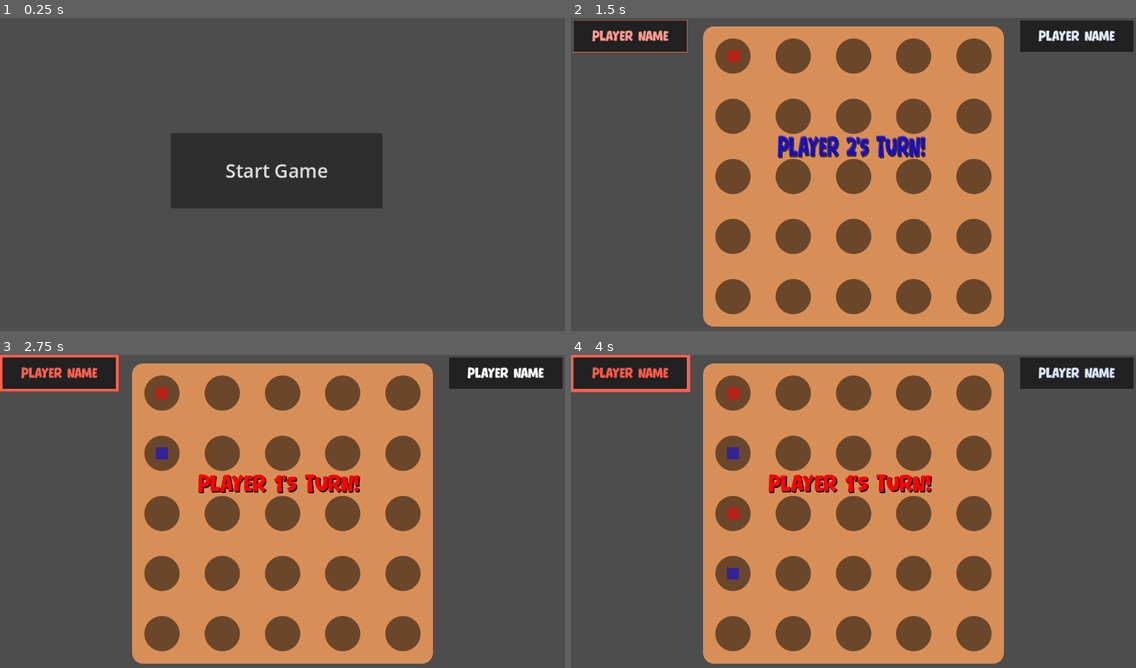
Above: before the commit, frames 1-4 (two rows, left to right).
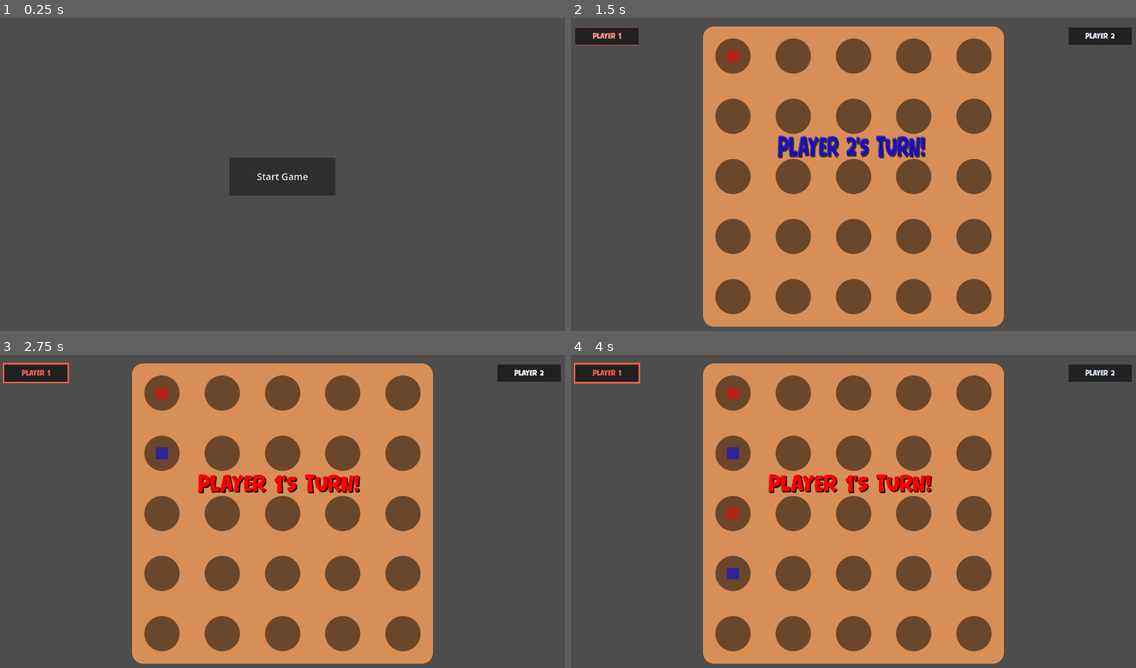
Above: after the commit, the same moments.

Repository: morfyy/4square
Game: Godot game, scene res://scenes/menu.tscn
Same seed, same stepped clock (60 frames per second), same inputs: the game is played once before the commit and once after it.
Inputs (mouse positions are in pixels of both pictures, inside the frame that each line leads up to):
- Up to frame 1 (0.25 s): no input
- Up to frame 2 (1.5 s): click "Start Game" at 0.5 s; click (734, 55) at 1.25 s
- Up to frame 3 (2.75 s): click (163, 452) at 2.02 s
- Up to frame 4 (4 s): click (734, 514) at 2.77 s; click (734, 574) at 3.52 s

The runs differ from the first frame. In frame 1, 7.0% of the frame differs, in the area x 30-68%, y 36-61%; in frame 2, 3.2%; in frame 3, 3.6%; in frame 4, 3.6%.

Commit message:
feat: Implement simple game draw

Diff:
--- a/custom_nodes/mobile_control.gd
+++ b/custom_nodes/mobile_control.gd
@@ -10,7 +10,7 @@
 
 func _ready() -> void:
 	on_mobile = OS.get_name()=="Android" or OS.get_name()=="iOS"
-	on_mobile = true # debug
+	#on_mobile = true # debug
 	get_window().size_changed.connect(on_window_size_changed)
 	on_window_size_changed()
 
--- a/scenes/game.gd
+++ b/scenes/game.gd
@@ -3,9 +3,11 @@
 
 
 var player_pck:PackedScene = preload("res://scenes/player.tscn")
+var menu_pck:PackedScene = preload("res://scenes/menu.tscn")
 
 @onready var board:Board = $board/Board
 var gridsize:Vector2i = Vector2i(5,5)
+var turns_count:int = 0
 
 @onready var players:Node = $players
 var active_player:int = 0
@@ -16,10 +18,13 @@
 	return players.get_child(active_player)
 
 
+@onready var minimenu:MiniMenu = $minimenu
+
 
 func _ready() -> void:
 	signals.connect("local_move_requested", local_move_requested)
-	icons[0].activate()
+	minimenu.btn1.connect("pressed", back_to_menu)
+	minimenu.btn2.connect("pressed", restart_game)
 
 func create(my_gridsize:Vector2i, p1name:String, p1type:Player.Type, p2name:String, p2type:Player.Type) -> void:
 	gridsize = my_gridsize
@@ -31,11 +36,13 @@
 	p2.username = p2name
 	p1.type = p1type
 	p2.type = p2type
-
 	p1.id = 0
 	p2.id = 1
+	icons[0].set_label(p1name)
+	icons[1].set_label(p2name)
 
 	p1.is_active = true
+	icons[0].activate()
 
 	players.add_child(p1)
 	players.add_child(p2)
@@ -53,6 +60,7 @@
 func move_submitted(by:int, at_hole:int) -> void:
 	if get_active_player().id != by:
 		return
+	turns_count += 1
 
 	board.get_child(at_hole).set_value(by)
 
@@ -64,6 +72,33 @@
 
 	pop_message(get_active_player().username+"'s turn!", [Color.RED,Color.BLUE][active_player] )
 
+	# TODO check if won first
+
+	if turns_count >= gridsize.x * gridsize.y:
+		draw_game()
+
+
+
+func draw_game() -> void:
+	get_tree().paused = true
+	minimenu.label.text = "DRAW !"
+	minimenu.btn1.text = "BACK TO MENU"
+	minimenu.btn2.text = "PLAY AGAIN"
+	minimenu.pop()
+
+
+
+func back_to_menu() -> void:
+	get_tree().paused = false
+	get_tree().root.get_node("Menu").show()
+	queue_free()
+
+func restart_game() -> void:
+	for hole:Hole in board.get_children():
+		hole.set_value(-1)
+	get_tree().paused = false
+	minimenu.unpop()
+	turns_count = 0
 
 
 
--- a/scenes/game.tscn
+++ b/scenes/game.tscn
@@ -6,6 +6,34 @@
 [ext_resource type="Texture2D" uid="uid://b7gdkmb15vvwm" path="res://assets/npatch.png" id="3_lbhrr"]
 [ext_resource type="FontFile" uid="uid://bh5bwya71s3eh" path="res://fonts/Bear Days.ttf" id="5_iywne"]
 [ext_resource type="PackedScene" uid="uid://bg8datoo3ujc3" path="res://scenes/player_icon.tscn" id="6_p57ef"]
+[ext_resource type="PackedScene" uid="uid://vrqvy3xgj507" path="res://scenes/minimenu.tscn" id="7_u5sy4"]
+
+[sub_resource type="Animation" id="Animation_p57ef"]
+length = 0.001
+tracks/0/type = "value"
+tracks/0/imported = false
+tracks/0/enabled = true
+tracks/0/path = NodePath("Label:scale")
+tracks/0/interp = 1
+tracks/0/loop_wrap = true
+tracks/0/keys = {
+"times": PackedFloat32Array(0),
+"transitions": PackedFloat32Array(1),
+"update": 0,
+"values": [Vector2(1, 1)]
+}
+tracks/1/type = "value"
+tracks/1/imported = false
+tracks/1/enabled = true
+tracks/1/path = NodePath("Label:modulate")
+tracks/1/interp = 1
+tracks/1/loop_wrap = true
+tracks/1/keys = {
+"times": PackedFloat32Array(0),
+"transitions": PackedFloat32Array(1),
+"update": 0,
+"values": [Color(1, 1, 1, 0)]
+}
 
 [sub_resource type="Animation" id="Animation_iywne"]
 resource_name = "pop"
@@ -33,33 +61,6 @@
 "transitions": PackedFloat32Array(1, 1, 1, 1, 1),
 "update": 0,
 "values": [Color(1, 1, 1, 0), Color(1, 1, 1, 0), Color(1, 1, 1, 1), Color(1, 1, 1, 1), Color(1, 1, 1, 0)]
-}
-
-[sub_resource type="Animation" id="Animation_p57ef"]
-length = 0.001
-tracks/0/type = "value"
-tracks/0/imported = false
-tracks/0/enabled = true
-tracks/0/path = NodePath("Label:scale")
-tracks/0/interp = 1
-tracks/0/loop_wrap = true
-tracks/0/keys = {
-"times": PackedFloat32Array(0),
-"transitions": PackedFloat32Array(1),
-"update": 0,
-"values": [Vector2(1, 1)]
-}
-tracks/1/type = "value"
-tracks/1/imported = false
-tracks/1/enabled = true
-tracks/1/path = NodePath("Label:modulate")
-tracks/1/interp = 1
-tracks/1/loop_wrap = true
-tracks/1/keys = {
-"times": PackedFloat32Array(0),
-"transitions": PackedFloat32Array(1),
-"update": 0,
-"values": [Color(1, 1, 1, 0)]
 }
 
 [sub_resource type="AnimationLibrary" id="AnimationLibrary_u5sy4"]
@@ -151,6 +152,7 @@
 metadata/_custom_type_script = "uid://d38n3go2r0oya"
 
 [node name="PlayerIcon" parent="player1" instance=ExtResource("6_p57ef")]
+position = Vector2(10, 27)
 color = Color(1, 0.37799093, 0.31005007, 1)
 
 [node name="player2" type="Control" parent="."]
@@ -164,5 +166,8 @@
 metadata/_custom_type_script = "uid://d38n3go2r0oya"
 
 [node name="PlayerIcon" parent="player2" instance=ExtResource("6_p57ef")]
-position = Vector2(-224, 0)
+position = Vector2(-234, 27)
 color = Color(0.29333335, 0.5063266, 1, 1)
+
+[node name="minimenu" parent="." instance=ExtResource("7_u5sy4")]
+layout_mode = 1
--- a/scenes/menu.gd
+++ b/scenes/menu.gd
@@ -1,12 +1,12 @@
 extends Control
 class_name Menu
 
-var game:PackedScene = preload("res://scenes/game.tscn")
+var game_pck:PackedScene = preload("res://scenes/game.tscn")
 
 
 
 func _on_start_pressed() -> void:
-	var new_game:Game = game.instantiate()
+	var new_game:Game = game_pck.instantiate()
 	get_tree().root.add_child(new_game)
 	new_game.create(Vector2i(5,5), "Player 1", Player.Type.LOCAL, "Player 2", Player.Type.LOCAL)
-	queue_free()
+	hide()
--- a/scenes/menu.tscn
+++ b/scenes/menu.tscn
@@ -19,10 +19,6 @@
 anchor_top = 0.5
 anchor_right = 0.5
 anchor_bottom = 0.5
-offset_left = -20.0
-offset_top = -20.0
-offset_right = -20.0
-offset_bottom = -20.0
 grow_horizontal = 2
 grow_vertical = 2
 script = ExtResource("1_yqeox")
--- /dev/null
+++ b/scenes/minimenu.gd
@@ -0,0 +1,37 @@
+extends MobileControl
+class_name MiniMenu
+
+@onready var panel:Panel = $Panel
+@onready var btn1:Button = $btn1
+@onready var btn2:Button = $btn2
+@onready var label:Label = $Label
+
+
+func _ready() -> void:
+
+	visible = false
+	panel.modulate.a = 0.0
+	btn1.modulate.a = 0.0
+	btn2.modulate.a = 0.0
+	label.scale = Vector2(0.8,0.8)
+
+
+func unpop() -> void:
+	var tween:Tween = get_tree().create_tween()
+	tween.set_pause_mode(Tween.TWEEN_PAUSE_PROCESS)
+	tween.parallel().tween_property(panel, "modulate:a", 0.0, 0.25)
+	tween.parallel().tween_property(btn1, "modulate:a", 0.0, 0.25)
+	tween.parallel().tween_property(btn2, "modulate:a", 0.0, 0.25)
+	tween.parallel().tween_property(label, "scale", Vector2(0.8,0.8), 0.25).set_trans(Tween.TRANS_SPRING)
+	tween.tween_callback(_ready)
+
+func pop() -> void:
+	visible = true
+	var tween:Tween = get_tree().create_tween()
+	tween.set_pause_mode(Tween.TWEEN_PAUSE_PROCESS)
+	tween.set_parallel()
+	tween.tween_property(panel, "modulate:a", 1.0, 0.5)
+	tween.tween_property(btn1, "modulate:a", 1.0, 0.5)
+	tween.tween_property(btn2, "modulate:a", 1.0, 0.5)
+	#tween.tween_property(label, "modulate:a", 1.0, 0.25)
+	tween.tween_property(label, "scale", Vector2(1.0,1.0), 0.5).set_trans(Tween.TRANS_SPRING)
--- /dev/null
+++ b/scenes/minimenu.tscn
@@ -0,0 +1,77 @@
+[gd_scene load_steps=3 format=3 uid="uid://vrqvy3xgj507"]
+
+[ext_resource type="Script" uid="uid://golxnwynjoul" path="res://scenes/minimenu.gd" id="1_86nuy"]
+[ext_resource type="FontFile" uid="uid://bh5bwya71s3eh" path="res://fonts/Bear Days.ttf" id="2_8oj1h"]
+
+[node name="MiniMenu" type="Control"]
+process_mode = 3
+layout_mode = 3
+anchors_preset = 8
+anchor_left = 0.5
+anchor_top = 0.5
+anchor_right = 0.5
+anchor_bottom = 0.5
+grow_horizontal = 2
+grow_vertical = 2
+script = ExtResource("1_86nuy")
+mobile_scale_multiplier = 1.0
+metadata/_custom_type_script = "uid://d38n3go2r0oya"
+
+[node name="Panel" type="Panel" parent="."]
+layout_mode = 1
+anchors_preset = 8
+anchor_left = 0.5
+anchor_top = 0.5
+anchor_right = 0.5
+anchor_bottom = 0.5
+offset_left = -384.0
+offset_top = -256.0
+offset_right = 384.0
+offset_bottom = 256.0
+grow_horizontal = 2
+grow_vertical = 2
+
+[node name="Label" type="Label" parent="."]
+layout_mode = 1
+anchors_preset = 7
+anchor_left = 0.5
+anchor_top = 1.0
+anchor_right = 0.5
+anchor_bottom = 1.0
+offset_left = -288.5
+offset_top = -122.0
+offset_right = 288.5
+offset_bottom = 5.0
+grow_horizontal = 2
+grow_vertical = 0
+scale = Vector2(0.9, 1.2)
+pivot_offset = Vector2(288, 38)
+theme_override_colors/font_shadow_color = Color(0, 0, 0, 1)
+theme_override_constants/shadow_offset_x = 4
+theme_override_constants/shadow_offset_y = 4
+theme_override_fonts/font = ExtResource("2_8oj1h")
+theme_override_font_sizes/font_size = 120
+text = "DRAW !"
+horizontal_alignment = 1
+
+[node name="btn1" type="Button" parent="."]
+layout_mode = 0
+offset_left = -326.0
+offset_top = 130.0
+offset_right = -24.45163
+offset_bottom = 212.0
+theme_override_font_sizes/font_size = 24
+text = "BACK TO MENU"
+
+[node name="btn2" type="Button" parent="."]
+process_mode = 3
+layout_mode = 0
+offset_left = 29.0
+offset_top = 130.0
+offset_right = 330.54837
+offset_bottom = 212.0
+theme_override_font_sizes/font_size = 24
+text = "PLAY AGAIN"
+
+[connection signal="pressed" from="btn1" to="." method="_on_btn_1_pressed"]
+[connection signal="pressed" from="btn2" to="." method="_on_btn_2_pressed"]
--- a/scenes/player_icon.gd
+++ b/scenes/player_icon.gd
@@ -6,10 +6,14 @@
 @export var color:Color = Color.WHITE
 
 
+
 func _ready() -> void:
 	$ColorRect.color = color
 	$ColorRect.scale = Vector2(0.9,0.7)
 	$Label.modulate = Color.WHITE
+
+func set_label(to:String) -> void:
+	$Label.text = to
 
 
 func activate() -> void:
Not shown: 1 places in scenes/game.tscn that only renumber resources
Not shown, added: scenes/minimenu.gd.uid
